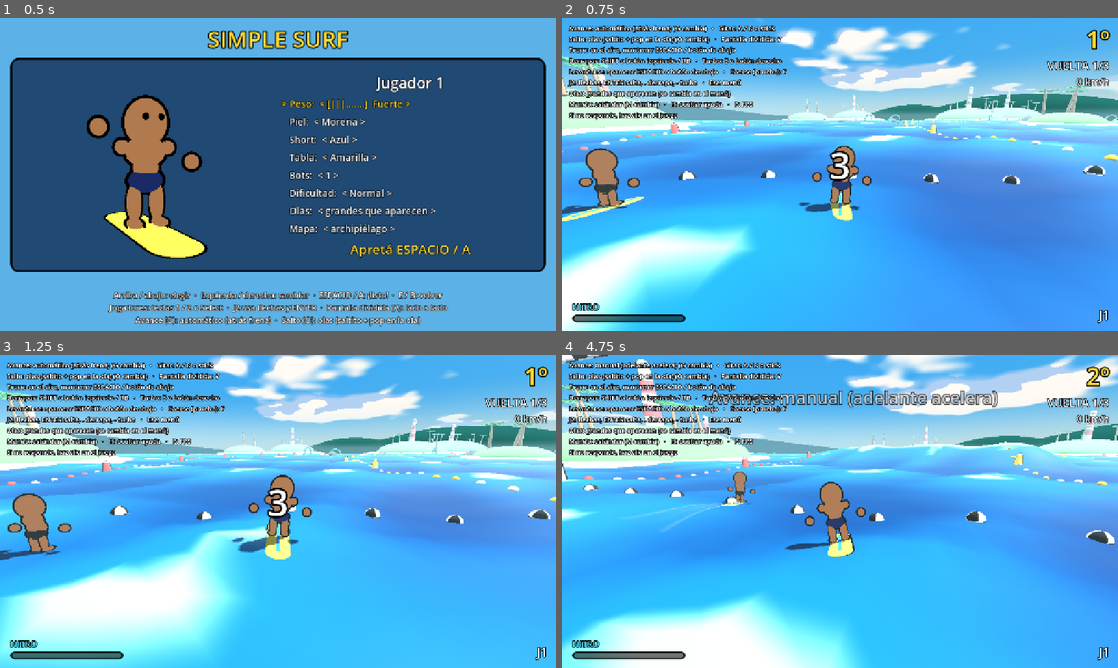
Above: before the commit, frames 1-4 (two rows, left to right).
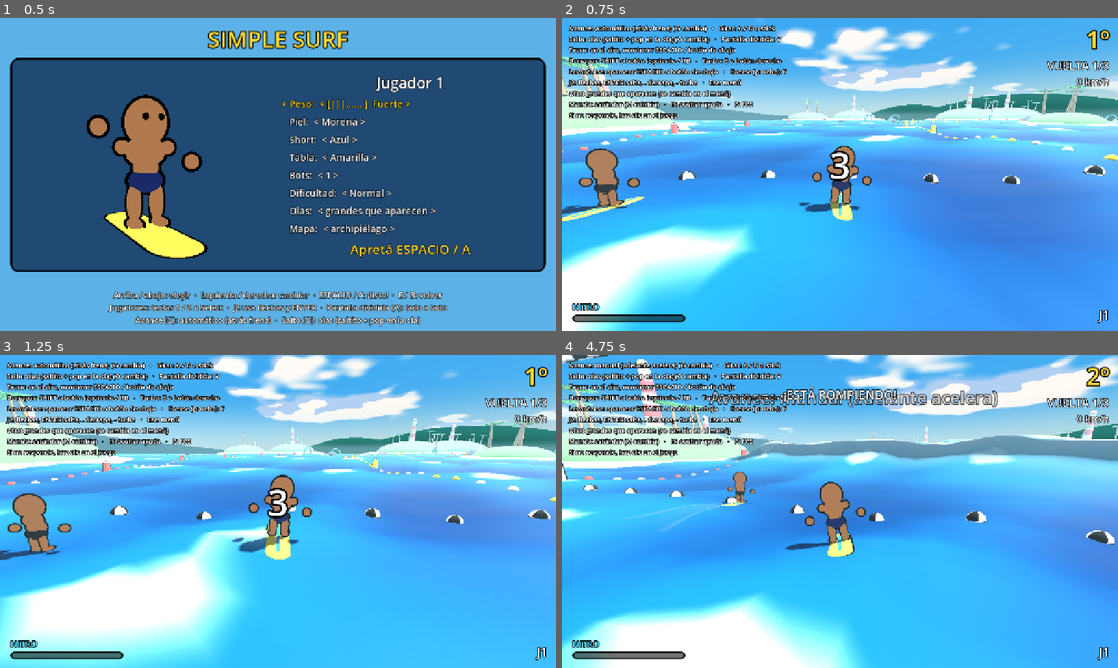
Above: after the commit, the same moments.

Repository: asimplesurfer/simplesurf
Game: Godot game, scene res://ui/menus/character_select.tscn
Same seed, same stepped clock (60 frames per second), same inputs: the game is played once before the commit and once after it.
Inputs (mouse positions are in pixels of both pictures, inside the frame that each line leads up to):
- Up to frame 1 (0.5 s): no input
- Up to frame 2 (0.75 s): tap Enter at 0.5 s; move the mouse to (962, 158) at 0.52 s; hold D (p1_right) from 0.53 s (still down); hold Space (p1_a) from 0.53 s (still down); click (962, 158) at 0.67 s
- Up to frame 3 (1.25 s): keep holding D (p1_right); keep holding Space (p1_a)
- Up to frame 4 (4.75 s): release D (p1_right) at 1.25 s; release Space (p1_a) at 1.25 s; drag from (728, 527) to (812, 574) at 1.27 s; move the mouse to (895, 442) at 2.02 s; hold D (p1_right) 2.03-2.75 s; tap Shift (p1_drift) at 2.1 s; drag from (812, 574) to (673, 464) at 2.77 s; move the mouse to (1006, 558) at 3.52 s; hold A (p1_left) 3.53-4.25 s; tap G at 3.6 s; drag from (673, 464) to (756, 433) at 4.27 s

Frame 1 is identical in both runs. In frame 2, 2.3% of the frame differs, in the area x 0-79%, y 33-100%; in frame 3, 4.6%; in frame 4, 9.4%, in the area x 0-100%, y 10-100%.

Commit message:
Olas con forma de ola (cara empinada, labio que rompe con espuma), aviso de ola que viene / rompiendo, y siempre una ola grande viniendo
Co-Authored-By: Claude Opus 5.5 <noreply@anthropic.com>
Claude-Session: https://claude.ai/code/session_0158oNfJa2g5qsqyuATh8Mjh

Diff:
--- a/tests/run_tests.gd
+++ b/tests/run_tests.gd
@@ -1188,6 +1188,42 @@
 			break
 		await process_frame
 	_check(launched, "subir una ola grande con velocidad lo lanza al aire")
+	_set_action(&"p1_up", false)
+	await _wait_until_state(&"riding", 3.0)
+	await _wait(0.5)
+
+	# Ciclo de la ola: crece ("se viene"), llega al máximo y rompe.
+	_water.clear_swells()
+	var w := Swell.new()
+	var fw := _rider.forward()
+	var spot := _rider.global_position + fw * 45.0
+	w.center = Vector2(spot.x, spot.z)
+	w.direction = -Vector2(fw.x, fw.z).normalized()
+	w.speed = 0.0
+	w.max_amplitude = 3.0
+	w.width = 5.5
+	w.half_length = 20.0
+	w.lifetime = 100.0
+	w.grow_time = 2.0
+	_water.add_swell(w)
+	_rider.speed = 0.0
+	await _wait(1.0)
+	var hud := (_main.get_node("Views") as SplitScreen).huds[0]
+	_check(w.breaking == 0.0 and w.amplitude < w.max_amplitude, "mientras crece todavía no rompe")
+	_check(
+		hud._wave_label.visible and hud._wave_label.text.contains("SE VIENE"),
+		"en pantalla: se viene una ola (%s)" % hud._wave_label.text
+	)
+	await _wait(2.5)
+	_check(w.breaking > 0.9, "al llegar a su máximo rompe (%.2f)" % w.breaking)
+	_check(
+		hud._wave_label.visible and hud._wave_label.text.contains("ROMPIENDO"),
+		"en pantalla: está rompiendo (%s)" % hud._wave_label.text
+	)
+	_check(is_equal_approx(w.shader_b().w, w.breaking), "el shader recibe cuánto rompió la ola")
+	w.retire()
+	await _wait(w.fade_time + 0.2)
+	_check(_water.swells.is_empty(), "una ola retirada se desvanece y desaparece")
 
 
 ## Mantiene A `seconds` en el agua y suelta (salto cargado).
@@ -1409,11 +1445,27 @@
 					island_crashes[0] += 1
 		)
 	var finished := false
+	var waves := m.get_node("WaveManager") as WaveManager
+	var lead: Rider = race.racers[0]
+	var gap := 0.0
+	var longest_gap := 0.0
+	var racing_time := 0.0
 	for i in int(150.0 * FPS):
 		if race.state == RaceManager.State.FINISHED:
 			finished = true
 			break
-		await process_frame
+		if race.state == RaceManager.State.RACING and not race.finished(lead):
+			racing_time += 1.0 / FPS
+			if waves.has_wave_ahead(lead):
+				gap = 0.0
+			else:
+				gap += 1.0 / FPS
+				longest_gap = maxf(longest_gap, gap)
+		await process_frame
+	_check(
+		racing_time > 10.0 and longest_gap < 3.0,
+		"siempre hay una ola grande viniendo (el rato más largo sin ola: %.1f s)" % longest_gap
+	)
 	var all_done := true
 	for r in race.racers:
 		if not race.finished(r):
--- a/ui/hud/hud.gd
+++ b/ui/hud/hud.gd
@@ -42,6 +42,8 @@
 var _message: Label
 var _speed_lines: ColorRect
 var _pop_label: Label
+## Aviso de ola grande que viene de frente.
+var _wave_label: Label
 var _nitro_label: Label
 var _speed_lines_material: ShaderMaterial
 var _message_time: float = 0.0
@@ -172,6 +174,8 @@
 		_pop_label.pivot_offset = _pop_label.size * 0.5
 		_pop_label.scale = Vector2.ONE * (1.0 + 0.12 * sin(Time.get_ticks_msec() * 0.025))
 
+	_update_wave_warning(pop)
+
 	_speed_label.text = "%d km/h" % roundi(rider.speed * 3.6)
 	# Handicap: muestra cuánto más rápido carga el nitro.
 	var mult := rider.nitro_gain_mult()
@@ -222,6 +226,45 @@
 	_flash = move_toward(_flash, 0.0, delta * 6.0)
 	_mash_title.pivot_offset = _mash_title.size * 0.5
 	_mash_title.scale = Vector2.ONE * (1.0 + 0.15 * _flash)
+
+
+## Ola grande adelante que viene hacia el jugador: "se viene" mientras crece y
+## "rompiendo" cuando ya llegó a su máximo.
+func _update_wave_warning(pop_showing: bool) -> void:
+	var swell := incoming_wave()
+	_wave_label.visible = swell != null and not pop_showing and rider.grounded
+	if not _wave_label.visible:
+		return
+	if swell.breaking > 0.3:
+		_wave_label.text = "¡ESTÁ ROMPIENDO!"
+		_wave_label.add_theme_color_override("font_color", Color(1.0, 1.0, 1.0))
+	else:
+		_wave_label.text = "¡SE VIENE UNA OLA!"
+		_wave_label.add_theme_color_override("font_color", Color(0.45, 0.95, 1.0))
+	_wave_label.pivot_offset = _wave_label.size * 0.5
+	_wave_label.scale = Vector2.ONE * (1.0 + 0.06 * sin(Time.get_ticks_msec() * 0.012))
+
+
+## La ola grande más cercana que viene de frente, adelante (o null).
+func incoming_wave() -> Swell:
+	if rider == null or rider.water == null or not rider.is_human:
+		return null
+	var pos := Vector2(rider.global_position.x, rider.global_position.z)
+	var f := rider.forward()
+	var fwd := Vector2(f.x, f.z).normalized()
+	var best: Swell = null
+	var best_d := INF
+	for s in rider.water.swells:
+		if s.amplitude < 1.2:
+			continue
+		var rel := s.center - pos
+		var ahead := rel.dot(fwd)
+		var side := absf(rel.dot(Vector2(-fwd.y, fwd.x)))
+		if ahead > 8.0 and ahead < 75.0 and side < s.half_length and s.direction.dot(-fwd) > 0.3:
+			if ahead < best_d:
+				best_d = ahead
+				best = s
+	return best
 
 
 func _button_name() -> String:
@@ -348,6 +391,15 @@
 	root.add_child(_message)
 
 	# Botón del pop (en la cresta de la ola), un poco abajo del centro.
+	_wave_label = _make_label(30, Color(0.45, 0.95, 1.0))
+	_wave_label.set_anchors_preset(Control.PRESET_CENTER_TOP)
+	_wave_label.offset_left = -300.0
+	_wave_label.offset_right = 300.0
+	_wave_label.offset_top = 70.0
+	_wave_label.offset_bottom = 110.0
+	_wave_label.visible = false
+	root.add_child(_wave_label)
+
 	_pop_label = _make_label(64, PROMPT_COLOR)
 	_pop_label.set_anchors_preset(Control.PRESET_CENTER)
 	_pop_label.offset_left = -250.0
--- a/world/water/swell.gd
+++ b/world/water/swell.gd
@@ -23,6 +23,10 @@
 
 var age: float = 0.0
 var amplitude: float = 0.0
+## 0 mientras crece; sube a 1 apenas llega a su máximo (rompe: labio y espuma).
+var breaking: float = 0.0
+## Tiempo que tarda en romper del todo después de llegar al máximo (s).
+const BREAK_TIME := 1.2
 
 
 func update(delta: float) -> void:
@@ -30,6 +34,12 @@
 	center += direction * speed * delta
 	var k := minf(age / grow_time, 1.0) * clampf((lifetime - age) / fade_time, 0.0, 1.0)
 	amplitude = max_amplitude * smoothstep(0.0, 1.0, k)
+	breaking = clampf((age - grow_time) / BREAK_TIME, 0.0, 1.0)
+
+
+## Que se termine pronto (ya pasó y no le sirve a nadie): se desvanece.
+func retire() -> void:
+	lifetime = minf(lifetime, age + fade_time)
 
 
 func is_dead() -> bool:
@@ -83,4 +93,5 @@
 
 
 func shader_b() -> Vector4:
-	return Vector4(amplitude, width, half_length, edge)
+	# El borde (edge) es fijo en el shader (8 m); el último valor es lo que rompió.
+	return Vector4(amplitude, width, half_length, breaking)
--- a/world/water/water.gdshader
+++ b/world/water/water.gdshader
@@ -1,7 +1,8 @@
 // Agua falsa: un plano subdividido cuyos vértices suben y bajan.
 // La fórmula es la misma que wave_definition.gd (no cambiar una sin la otra).
 shader_type spatial;
-render_mode specular_schlick_ggx;
+// cull_disabled: la cresta que se curva puede quedar "dada vuelta".
+render_mode specular_schlick_ggx, cull_disabled;
 
 uniform vec4 wave_0; // xy = dirección, z = amplitud, w = longitud de onda
 uniform vec4 wave_1;
@@ -10,7 +11,7 @@
 uniform float speed_scale = 1.0;
 uniform float wave_time = 0.0; // lo actualiza water.gd cada frame
 
-// Olas grandes (ver swell.gd). a = (centro.x, centro.z, dir.x, dir.z); b = (amplitud, ancho, medio largo, borde)
+// Olas grandes (ver swell.gd). a = (centro.x, centro.z, dir.x, dir.z); b = (amplitud, ancho, medio largo, rompiente 0..1)
 uniform vec4 swell_a0; uniform vec4 swell_b0;
 uniform vec4 swell_a1; uniform vec4 swell_b1;
 uniform vec4 swell_a2; uniform vec4 swell_b2;
@@ -33,10 +34,15 @@
 uniform vec3 shallow_color : source_color = vec3(0.08, 0.48, 0.7);
 uniform vec3 foam_color : source_color = vec3(0.93, 0.98, 1.0);
 uniform float foam_height = 0.42;
+uniform vec3 wave_color : source_color = vec3(0.1, 0.68, 0.72);
 
 varying float v_height;
-// 0..1: qué tan cerca de la cresta de una ola grande está el punto (para la espuma).
-varying float v_crest;
+// 0..1: cuerpo de una ola grande (para el color turquesa de la ola).
+varying float v_body;
+// 0..1: espuma de la ola que rompe (labio y cara).
+varying float v_lip;
+// 0..1: ola que todavía está creciendo ("se viene").
+varying float v_grow;
 varying vec3 v_world;
 
 void add_wave(vec4 w, vec2 p, inout float h, inout vec2 g) {
@@ -50,7 +56,13 @@
 	g += w.xy * (w.z * k * cos(phase));
 }
 
-void add_swell(vec4 a, vec4 b, vec2 p, inout float h, inout vec2 g, inout float crest) {
+// Ola grande: una loma que avanza en `dir`. La parte de arriba se corre hacia
+// adelante (la cara de adelante queda empinada y la cresta sobresale como un
+// labio). Al llegar a su máximo, "rompe": el labio se curva más y aparece
+// espuma. La altura (lo que usa la física) es la misma de swell.gd; el corrimiento
+// es solo visual.
+void add_swell(vec4 a, vec4 b, vec2 p, inout float h, inout vec2 g, inout vec2 disp,
+		inout float body, inout float lip, inout float grow) {
 	float amp = b.x;
 	if (amp <= 0.0) {
 		return;
@@ -63,7 +75,8 @@
 	float aw = abs(w);
 	float width = b.y;
 	float half_len = b.z;
-	float edge = b.w;
+	float breaking = b.w;
+	float edge = 8.0;
 	if (aw >= half_len || abs(u) > width * 4.0) {
 		return;
 	}
@@ -71,14 +84,28 @@
 	float t = clamp((aw - (half_len - edge)) / edge, 0.0, 1.0);
 	float e = 1.0 - t * t * (3.0 - 2.0 * t);
 	float de = -6.0 * t * (1.0 - t) / edge;
-	h += amp * gauss * e;
-	crest = max(crest, gauss * e * smoothstep(0.3, 1.2, amp));
-	float dh_du = amp * (-2.0 * u / (width * width)) * gauss * e;
+	float n = gauss * e;
+	float dn_du = (-2.0 * u / (width * width)) * gauss * e;
+	h += amp * n;
+	// Corrimiento de la cresta hacia adelante (más fuerte cuando rompe).
+	float lean = (0.45 + 1.35 * breaking) * amp;
+	float n2 = n * n;
+	disp += dir * (lean * n2 * n);
+	float stretch = max(1.0 + lean * 3.0 * n2 * dn_du, 0.12);
+	// Pendiente que se ve (la cara de adelante, apretada, queda más empinada).
+	float dh_du = amp * dn_du / stretch;
 	float dh_dw = amp * gauss * de * sign(w);
 	g += dir * dh_du + perp * dh_dw;
-}
-
-void add_ring(vec2 p, inout float h, inout vec2 g, inout float crest) {
+	float strength = smoothstep(0.3, 1.2, amp);
+	body = max(body, n * strength);
+	grow = max(grow, n * strength * (1.0 - breaking));
+	// Espuma: arriba del labio y cayendo por la cara de adelante.
+	float crest_foam = smoothstep(0.62, 0.92, n);
+	float face_foam = smoothstep(0.25, 0.7, n) * smoothstep(0.0, width * 0.5, u);
+	lip = max(lip, breaking * strength * max(crest_foam, face_foam * 0.8));
+}
+
+void add_ring(vec2 p, inout float h, inout vec2 g, inout float body, inout float lip) {
 	float amp = ring_b.x;
 	if (amp <= 0.0) {
 		return;
@@ -100,7 +127,9 @@
 	float gauss = exp(-(d * d) / (width * width));
 	float m = base + (1.0 - base) * peak;
 	h += amp * m * gauss;
-	crest = max(crest, gauss * m * smoothstep(0.3, 1.2, amp));
+	float n = gauss * m;
+	body = max(body, n * smoothstep(0.3, 1.2, amp));
+	lip = max(lip, smoothstep(0.82, 0.95, n) * smoothstep(0.3, 1.2, amp));
 	vec2 radial = rel / r;
 	vec2 tangential = vec2(-radial.y, radial.x);
 	float dh_dr = amp * m * (-2.0 * d / (width * width)) * gauss;
@@ -124,7 +153,6 @@
 	vec3 world = (MODEL_MATRIX * vec4(VERTEX, 1.0)).xyz;
 	float h = 0.0;
 	vec2 g = vec2(0.0);
-	float crest = 0.0;
 	add_wave(wave_0, world.xz, h, g);
 	add_wave(wave_1, world.xz, h, g);
 	add_wave(wave_2, world.xz, h, g);
@@ -132,33 +160,43 @@
 	float ambient_h = h;
 	float sh = 0.0;
 	vec2 sg = vec2(0.0);
-	add_swell(swell_a0, swell_b0, world.xz, sh, sg, crest);
-	add_swell(swell_a1, swell_b1, world.xz, sh, sg, crest);
-	add_swell(swell_a2, swell_b2, world.xz, sh, sg, crest);
-	add_swell(swell_a3, swell_b3, world.xz, sh, sg, crest);
-	add_swell(swell_a4, swell_b4, world.xz, sh, sg, crest);
-	add_swell(swell_a5, swell_b5, world.xz, sh, sg, crest);
-	add_swell(swell_a6, swell_b6, world.xz, sh, sg, crest);
-	add_swell(swell_a7, swell_b7, world.xz, sh, sg, crest);
-	add_ring(world.xz, sh, sg, crest);
+	vec2 disp = vec2(0.0);
+	float body = 0.0;
+	float lip = 0.0;
+	float grow = 0.0;
+	add_swell(swell_a0, swell_b0, world.xz, sh, sg, disp, body, lip, grow);
+	add_swell(swell_a1, swell_b1, world.xz, sh, sg, disp, body, lip, grow);
+	add_swell(swell_a2, swell_b2, world.xz, sh, sg, disp, body, lip, grow);
+	add_swell(swell_a3, swell_b3, world.xz, sh, sg, disp, body, lip, grow);
+	add_swell(swell_a4, swell_b4, world.xz, sh, sg, disp, body, lip, grow);
+	add_swell(swell_a5, swell_b5, world.xz, sh, sg, disp, body, lip, grow);
+	add_swell(swell_a6, swell_b6, world.xz, sh, sg, disp, body, lip, grow);
+	add_swell(swell_a7, swell_b7, world.xz, sh, sg, disp, body, lip, grow);
+	add_ring(world.xz, sh, sg, body, lip);
 	float fade = island_fade(world.xz);
 	h += sh * fade;
 	g += sg * fade;
-	crest *= fade;
+	disp *= fade;
 	VERTEX.y += h;
+	VERTEX.xz += disp;
 	NORMAL = normalize(vec3(-g.x, 1.0, -g.y));
 	v_height = ambient_h;
-	v_crest = crest;
-	v_world = world + vec3(0.0, h, 0.0);
+	v_body = body * fade;
+	v_lip = lip * fade;
+	v_grow = grow * fade;
+	v_world = world + vec3(disp.x, h, disp.y);
 }
 
 void fragment() {
 	vec3 col = mix(deep_color, shallow_color, smoothstep(-0.5, 0.5, v_height));
 	float foam = smoothstep(foam_height, foam_height + 0.1, v_height);
-	// Olas grandes: un poco más claras y con espuma solo arriba de la cresta.
-	col = mix(col, shallow_color * 1.15, v_crest * 0.6);
-	foam = max(foam, smoothstep(0.82, 0.95, v_crest));
-	col = mix(col, foam_color, foam * 0.7);
+	// Olas grandes: cuerpo turquesa (se ve la ola de lejos). Mientras crece
+	// ("se viene") es más oscura y sin espuma; al llegar al máximo rompe y se
+	// llena de espuma arriba y en la cara.
+	col = mix(col, wave_color, v_body * 0.75);
+	col = mix(col, wave_color * 0.7, v_grow * 0.35);
+	foam = max(foam, v_lip);
+	col = mix(col, foam_color, clamp(foam, 0.0, 1.0) * 0.85);
 
 	// Fuera de la pista, el agua más oscura (con un borde suave).
 	if (track_band.w > 0.0) {
--- a/world/wave_manager.gd
+++ b/world/wave_manager.gd
@@ -9,8 +9,8 @@
 @export var enabled: bool = true
 ## 0 = distinto cada partida.
 @export var random_seed: int = 0
-@export var spawn_interval_min: float = 0.8
-@export var spawn_interval_max: float = 2.0
+@export var spawn_interval_min: float = 1.5
+@export var spawn_interval_max: float = 3.5
 ## Distancia al jugador a la que pueden nacer (m).
 @export var spawn_distance_min: float = 30.0
 @export var spawn_distance_max: float = 70.0
@@ -28,7 +28,14 @@
 ## (+ = hacia afuera, que es la izquierda de quien corre).
 @export var constant_lateral: float = 12.0
 
+## Cada cuánto se revisa que cada jugador tenga una ola grande viniendo (s).
+@export var ensure_interval: float = 0.4
+## Tramo adelante (por la pista, m) en el que siempre tiene que haber una ola.
+@export var ahead_min: float = 10.0
+@export var ahead_max: float = 95.0
+
 var mode: GameSettings.WaveMode = GameSettings.WaveMode.SURGES
+var _ensure_timer: float = 0.0
 
 var _rng := RandomNumberGenerator.new()
 var _timer: float = 1.0
@@ -74,6 +81,19 @@
 func _process(delta: float) -> void:
 	if not enabled or _water == null or mode != GameSettings.WaveMode.SURGES:
 		return
+	_retire_passed()
+	# Nunca un rato largo sin olas: cada jugador tiene que tener una viniendo.
+	_ensure_timer -= delta
+	if _ensure_timer <= 0.0:
+		_ensure_timer = ensure_interval
+		for target in _targets():
+			if not has_wave_ahead(target):
+				_free_slot()
+				if _water.can_add_swell():
+					var incoming := _make_incoming_retry(target)
+					if incoming:
+						_water.add_swell(incoming)
+	# Además, olas al azar (más variedad).
 	_timer -= delta
 	if _timer > 0.0:
 		return
@@ -82,6 +102,92 @@
 		var s := make_swell()
 		if s:
 			_water.add_swell(s)
+
+
+## Jugadores a los que se les garantizan olas: las personas (si no hay, como
+## en la demo, todos los corredores).
+func _targets() -> Array[Rider]:
+	var humans: Array[Rider] = []
+	var everyone: Array[Rider] = []
+	for node in get_tree().get_nodes_in_group("riders"):
+		var r := node as Rider
+		if r and not r.race_finished:
+			everyone.append(r)
+			if r.is_human:
+				humans.append(r)
+	return humans if not humans.is_empty() else everyone
+
+
+## Dirección de la pista donde está el corredor (o su frente, si no hay pista).
+func _track_dir(r: Rider) -> Vector2:
+	var course := get_tree().get_first_node_in_group("course") as Course
+	if course:
+		var t := course.track.tangent_at(course.track.angle_of(r.global_position))
+		return Vector2(t.x, t.z).normalized()
+	var f := r.forward()
+	return Vector2(f.x, f.z).normalized()
+
+
+## true si hay una ola grande (que no se está yendo) adelante del corredor.
+func has_wave_ahead(r: Rider) -> bool:
+	var pos := Vector2(r.global_position.x, r.global_position.z)
+	var dir := _track_dir(r)
+	var side := Vector2(-dir.y, dir.x)
+	for s in _water.swells:
+		if s.max_amplitude < amplitude_min * 0.9 or s.lifetime - s.age < 3.0:
+			continue
+		var rel := s.center - pos
+		var along := rel.dot(dir)
+		if along > ahead_min and along < ahead_max and absf(rel.dot(side)) < s.half_length + 4.0:
+			return true
+	return false
+
+
+## Las olas que ya quedaron atrás de todos se desvanecen (dejan lugar a nuevas).
+func _retire_passed() -> void:
+	var targets := _targets()
+	if targets.is_empty():
+		return
+	var points: Array[Vector2] = []
+	var dirs: Array[Vector2] = []
+	for t in targets:
+		points.append(Vector2(t.global_position.x, t.global_position.z))
+		dirs.append(_track_dir(t))
+	for s in _water.swells:
+		var useful := false
+		for i in points.size():
+			var rel := s.center - points[i]
+			if rel.dot(dirs[i]) > -s.width * 3.0 and rel.length() < 160.0:
+				useful = true
+				break
+		if not useful:
+			s.retire()
+
+
+## Si no entra otra ola, saca la menos útil (la que ya se está yendo, o la más vieja).
+func _free_slot() -> void:
+	if _water.can_add_swell() or _water.swells.is_empty():
+		return
+	var worst: Swell = null
+	var worst_score := -INF
+	for s in _water.swells:
+		var leaving := s.lifetime - s.age < s.fade_time + 0.1
+		var score := s.age + (1000.0 if leaving else 0.0) - s.amplitude
+		if score > worst_score:
+			worst_score = score
+			worst = s
+	if worst:
+		_water.swells.erase(worst)
+
+
+## Ola de frente, probando a varias distancias (puede caer cerca de una isla).
+func _make_incoming_retry(target: Rider) -> Swell:
+	var player := Vector2(target.global_position.x, target.global_position.z)
+	for attempt in 5:
+		var s := _make_incoming(target, player)
+		if s:
+			return s
+	return null
 
 
 ## Elige al azar un jugador humano alrededor del cual crear la ola
@@ -159,7 +265,8 @@
 	s.max_amplitude = _rng.randf_range(amplitude_min, amplitude_max)
 	s.width = s.max_amplitude * _rng.randf_range(1.6, 2.0)
 	s.lifetime = _rng.randf_range(18.0, 26.0)
-	s.grow_time = 2.0
+	# Crece mientras se acerca (se ve venir) y rompe más o menos cuando llega.
+	s.grow_time = 2.5
 	s.fade_time = 4.0
 	if is_clear_of(s, player) and _far_from_island(s):
 		return s
